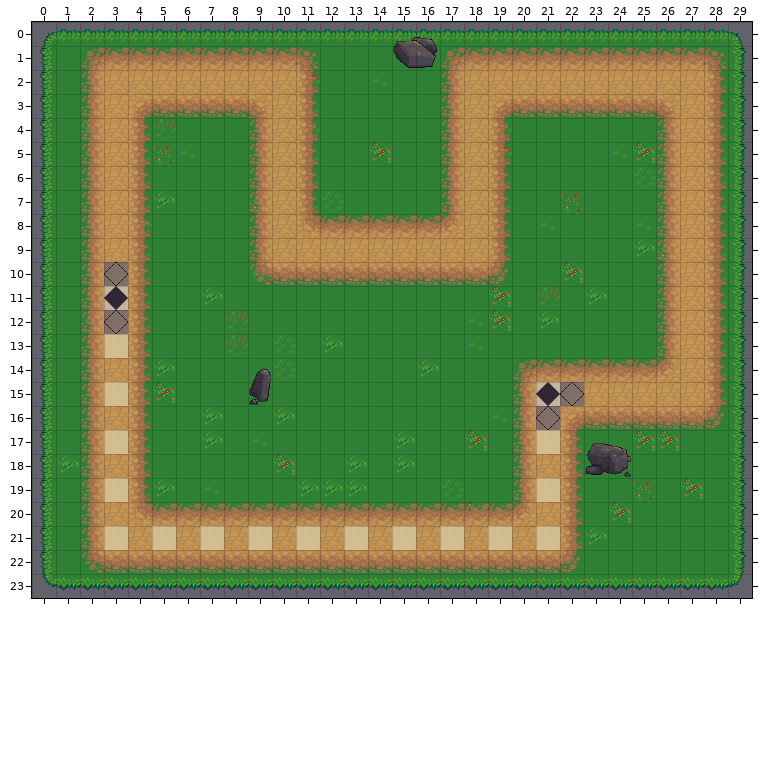
An edit to a level. Tiled map, WordArena/android/assets/tiledmaps/game.tmx. The picture above is the old version.
Cells are 32x32 px. Shown: x 0..29, y 0..23.
After the commit:
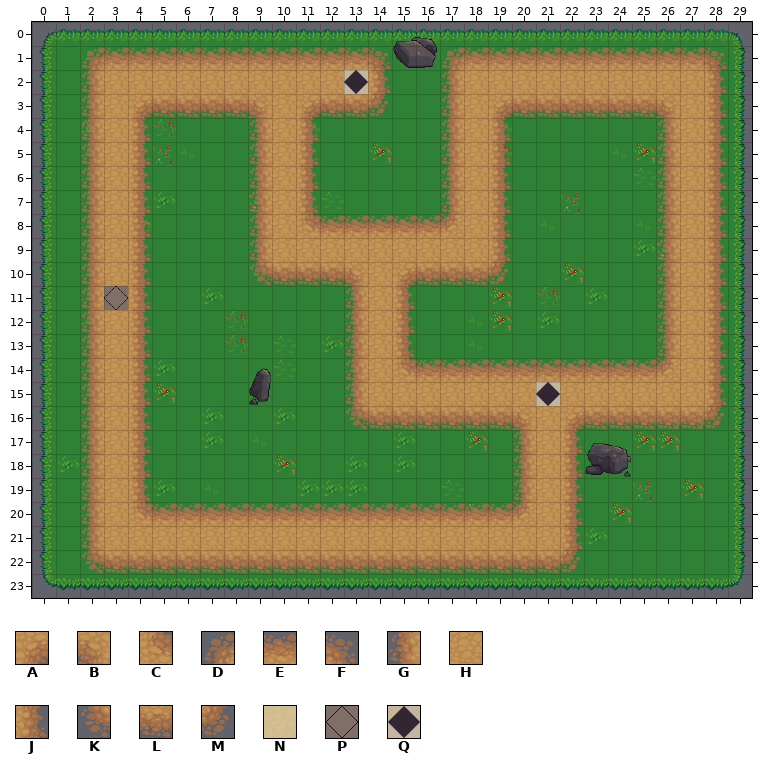
Key: from "Terrain": A 1, B 2, C 33, D 64, E 65, F 66, G 96, H 97, J 98, K 128, L 129, M 130, N 423, P 620, Q 621.
_ is an empty cell, . an unchanged one.
See-through tiles are keyed as they look on the map.
Changes in this commit:
--- layer "path"
@@ x 11..14 @@
- 1 F___
- 2 J___
- 3 J___
+ 1 EEEF
+ 2 HHQJ
+ 3 ALLM
@@ x 3..22 @@
-10 P.........LLL.......
-11 Q.........___.......
-12 P.........___.......
-13 ..........___.......
-14 .........._______D..
-15 .........._______G.P
-16 .........._______GP.
+10 H.........BHA.......
+11 P.........GHJ.......
+12 H.........GHJ.......
+13 ..........GHJ.......
+14 ..........GHCEEEEE..
+15 ..........GHHHHHHH.H
+16 ..........KLLLLLLBH.
--- layer "Damier" (now hidden)
@@ x 3..3 @@
-13 N
+13 _
@@ x 3..3 @@
-15 N
+15 _
@@ x 3..21 @@
-17 N.................N
+17 _................._
@@ x 3..21 @@
-19 N.................N
+19 _................._
@@ x 3..21 @@
-21 N.N.N.N.N.N.N.N.N.N
+21 _._._._._._._._._._
